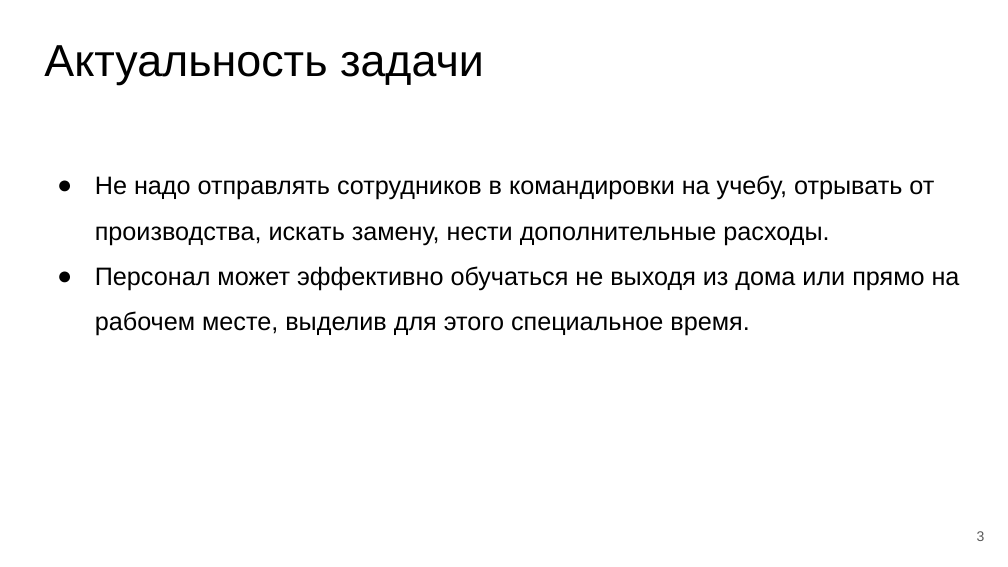
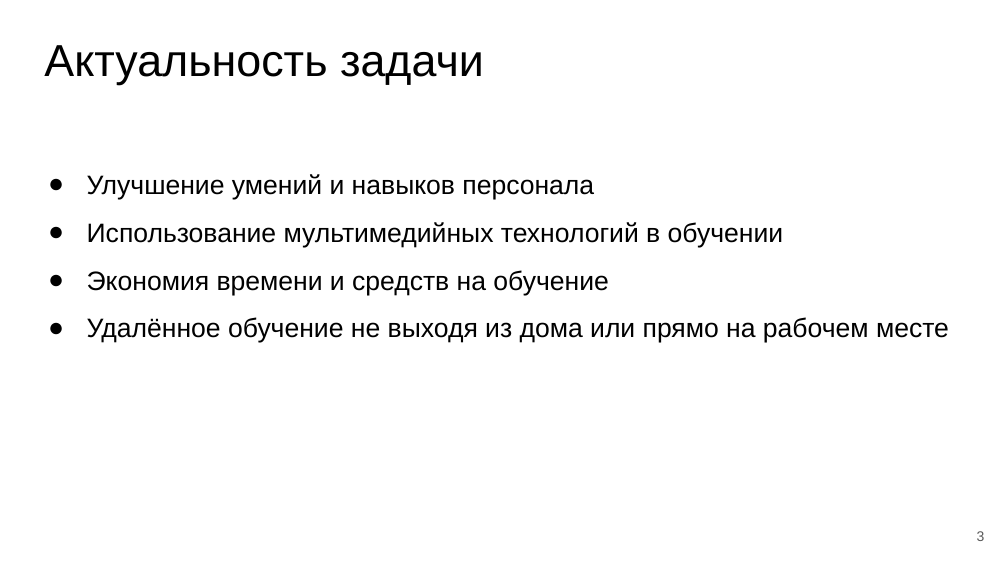
Before and after one commit to TolstovM/project-11, a slide deck: slide 3 of documentation/Презентация.pptx. Drawn at 1008x567 pixels with LibreOffice and Linux fonts; fonts in the diff are those of the drawing. Boxes give left, top, right and bottom in pixels: in the first picture for what was removed or moved away, otherwise in the second. Text is boxed around its words. In the diff, an @@ line names an element or a change of style, - is before the commit and + after.

```diff
--- a/documentation/Презентация.pptx
+++ b/documentation/Презентация.pptx
@@ text at (87, 174, 949, 343): text changed; size 18 to 19 pt @@
-● Не надо отправлять сотрудников в командировки на учебу, отрывать от производства, искать замену, нести дополнительные расходы.
-● Персонал может эффективно обучаться не выходя из дома или прямо на рабочем месте, выделив для этого специальное время.
+● Улучшение умений и навыков персонала
+● Использование мультимедийных технологий в обучении
+● Экономия времени и средств на обучение
+● Удалённое обучение не выходя из дома или прямо на рабочем месте
```
Also in this commit, not shown: 2 other slides changed, 1 other file.
